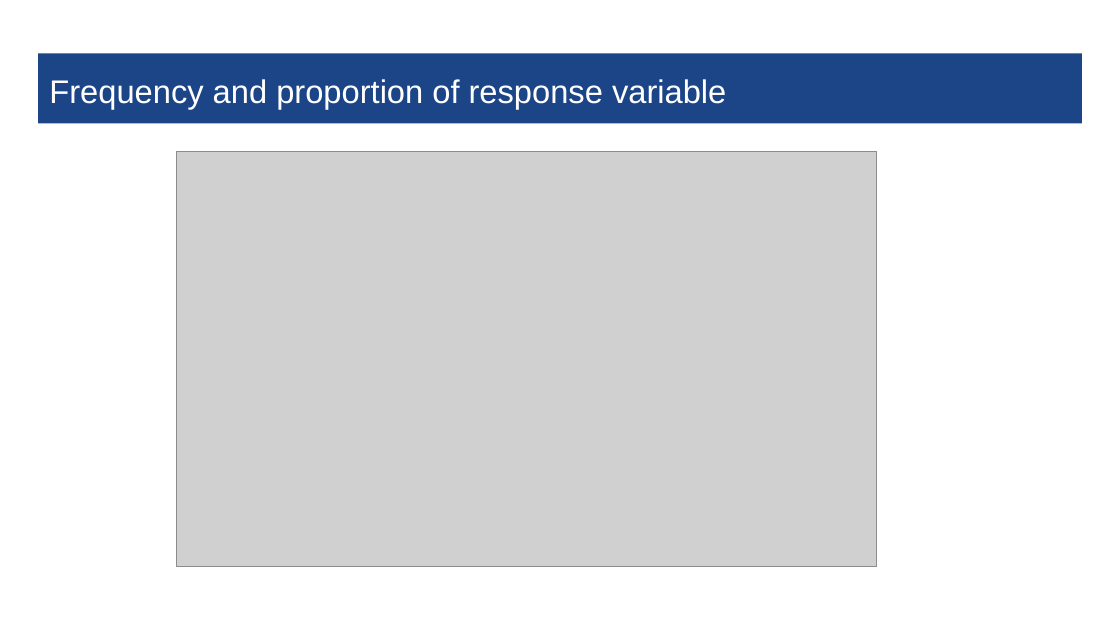
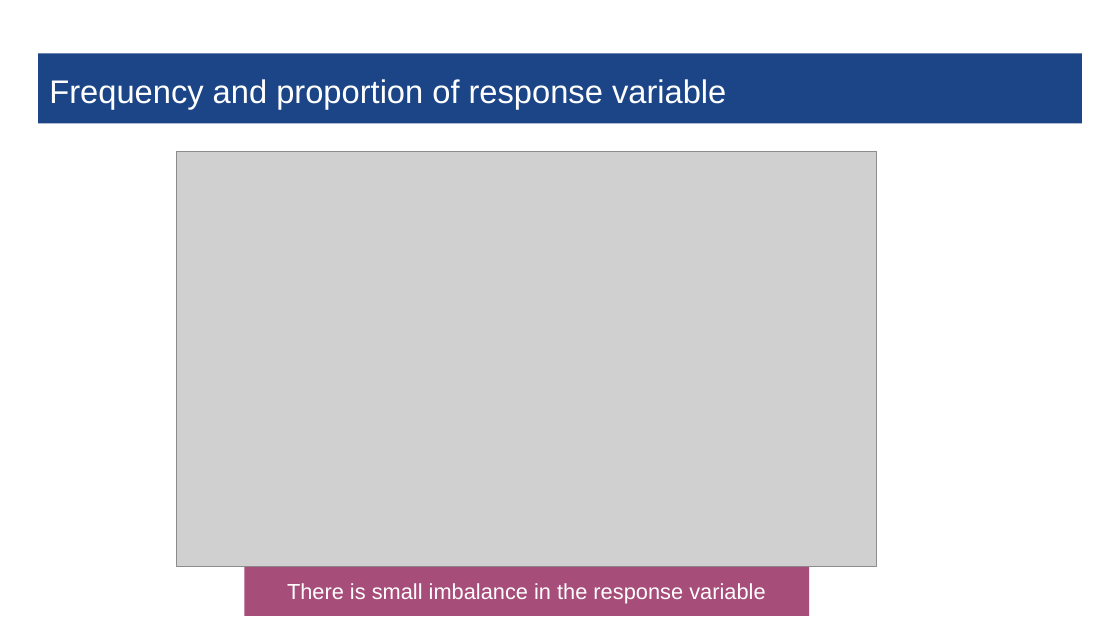
Before and after one commit to rime11/springboard, a slide deck: slide 8 of capstone_2_diabetes/presentation/Early Detection of Diabetes.pptx (slide 9 before the commit). Drawn at 1120x630 pixels with LibreOffice and Linux fonts; fonts in the diff are those of the drawing; grey boxes stand for pictures. Boxes give left, top, right and bottom in pixels: in the first picture for what was removed or moved away, otherwise in the second. Text is boxed around its words. In the diff, an @@ line names an element or a change of style, - is before the commit and + after.

Commit message:
fixed presentation

```diff
--- a/capstone_2_diabetes/presentation/Early Detection of Diabetes.pptx
+++ b/capstone_2_diabetes/presentation/Early Detection of Diabetes.pptx
@@ rectangle added at bbox=[244, 567, 809, 616], fill #A64D79, 14 pt, text #FFFFFF @@
+There is small imbalance in the response variable
```
Also in this commit, not shown: 1 other slide changed, 2 slides removed, 2 other files.
